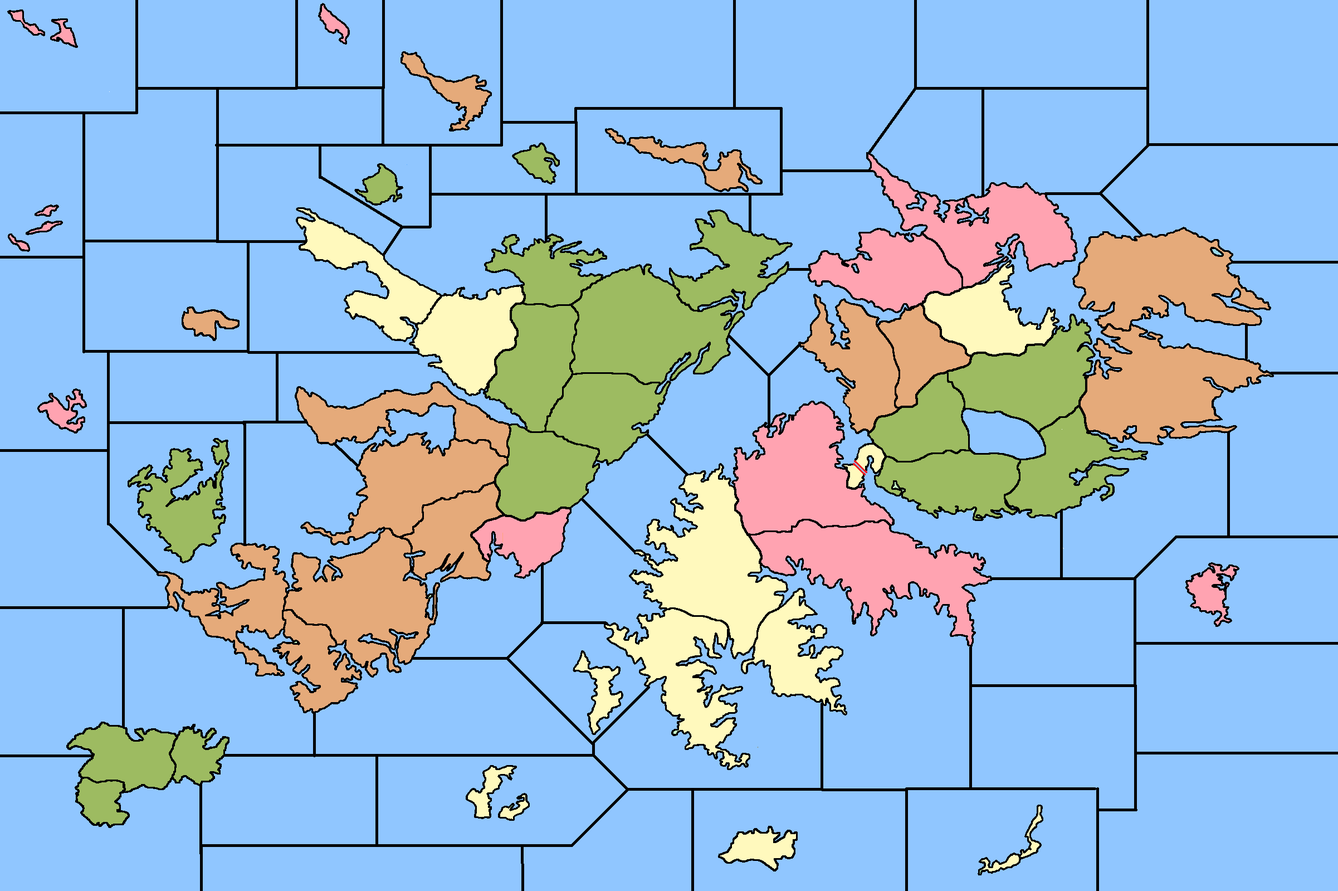
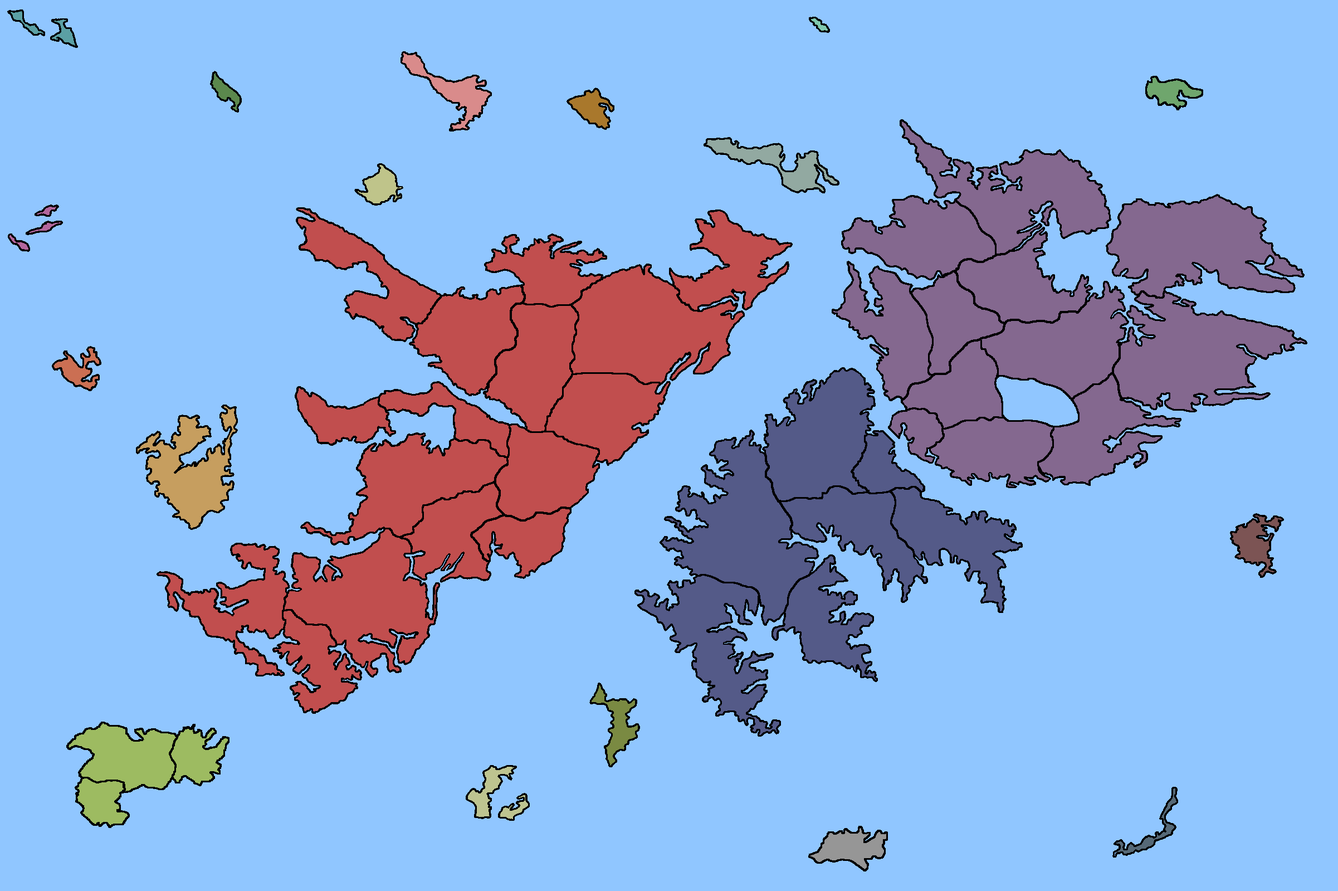
Layer changes from the first 1338 x 891 image to the second:
added group "Land" with 28 layers above "water" over [7, 9, 1308, 872]
added layer "Pasted Layer #15" in group "Land" over [1112, 786, 1178, 858]
added layer "Pasted Layer #11" in group "Land" over [566, 87, 615, 130]
added group "Layer Group" with 2 layers in group "Land" over [703, 16, 840, 194]
added layer "Pasted Layer #12" in group "Layer Group" over [703, 137, 840, 194]
added group "Trihana" with 3 layers in group "Land" over [9, 206, 61, 250]
added layer "Pasted Layer #9" in group "Land" over [209, 70, 242, 113]
added group "Duona" with 2 layers in group "Land" over [10, 11, 76, 46]
added layer "Pasted Layer #8" in group "Land" over [402, 52, 491, 130]
added layer "Pasted Layer #2" in group "Land" over [1145, 75, 1204, 111]
added layer "North" in group "Land" over [831, 119, 1308, 488]
added layer "Banoi" in group "Land" over [589, 682, 640, 767]
added layer "Pasted Layer" in group "Land" over [135, 404, 238, 530]
moved "Juno" into group "Land" over [66, 721, 230, 828]
removed layer "falklands_v1.png" over [0, 0, 1338, 891]
added layer "Roanoke" in group "Land" over [156, 207, 793, 714]
added layer "Pasted Layer #1" in group "Land" over [51, 345, 102, 391]
added layer "Pasted Layer #10" in group "Land" over [354, 164, 402, 206]
added layer "Dragons Isle" in group "Land" over [634, 367, 1023, 737]
added layer "Pasted Layer #16" in group "Land" over [808, 825, 888, 872]
added layer "Pasted Layer #14" in group "Land" over [1229, 512, 1284, 578]
added group "Maw" with 2 layers in group "Land" over [467, 766, 528, 819]
added layer "Pasted Layer #18" in group "Maw" over [467, 766, 517, 819]
added layer "water" above "white" over [0, 0, 1338, 891]
…and 7 more changes (7 added)
